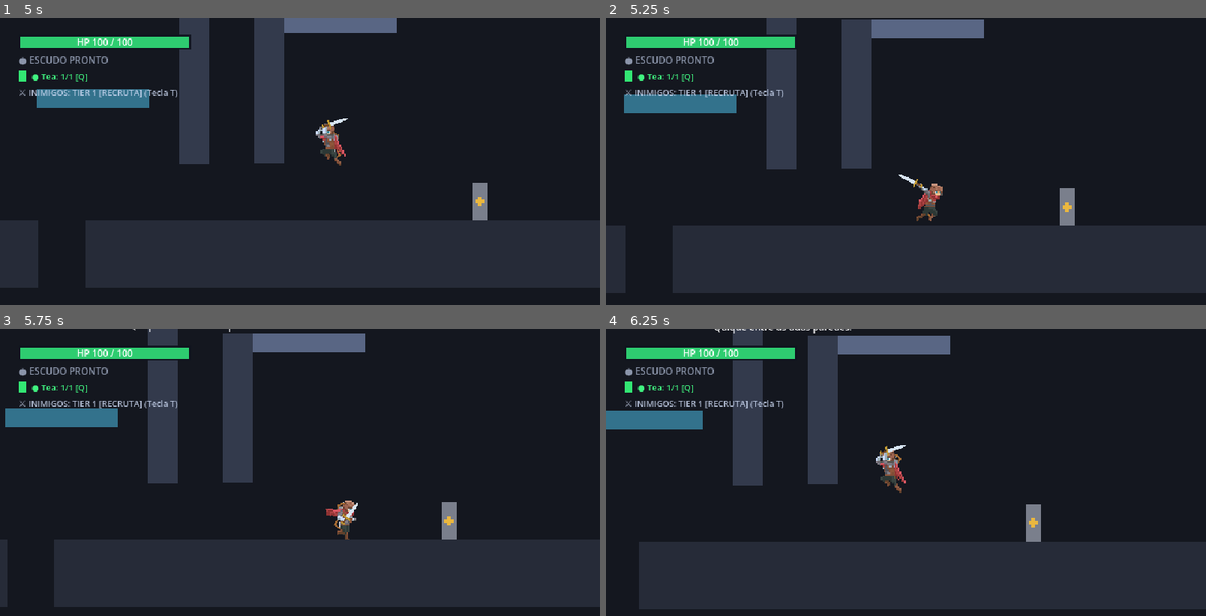
Above: before the commit, frames 1-4 (two rows, left to right).
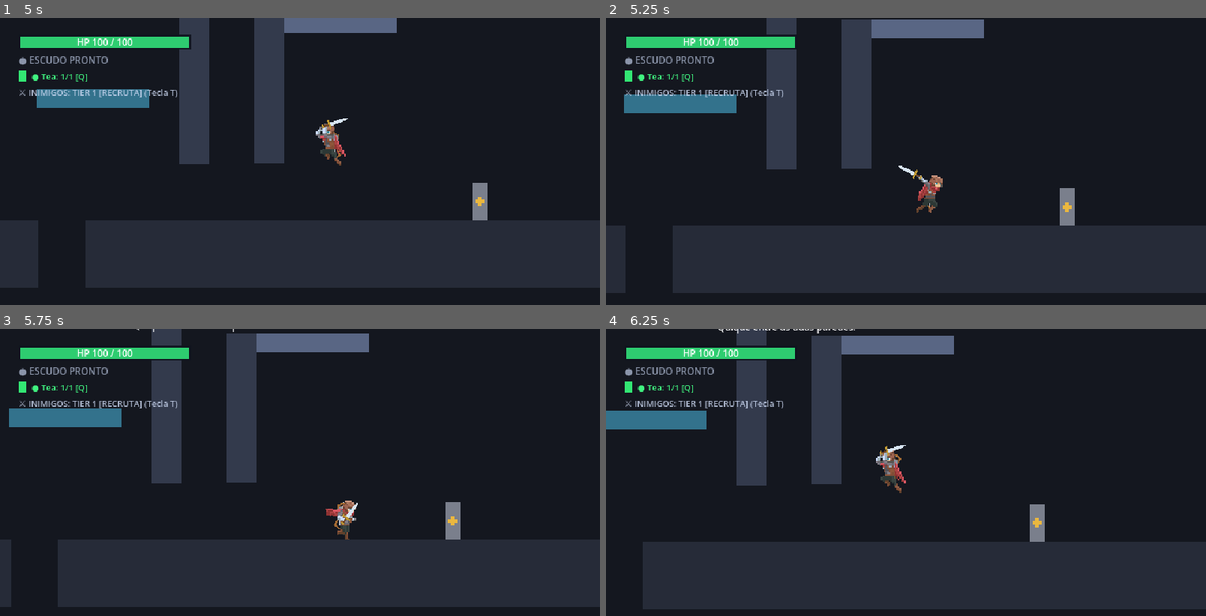
Above: after the commit, the same moments.

Repository: Theadrill/Godot-Roguelike-Prototype
Game: Godot game, scene res://src/world/movement_gym.tscn
Two runs of this game, one before a commit and one after it. Both use one fixed random seed, a clock stepped at 60 frames per second and the inputs below.
Inputs (mouse positions are in pixels of both pictures, inside the frame that each line leads up to):
- Up to frame 1 (5 s): tap A (move_left) at 0.5, 1.25, 2, 3.5, 4.25 s; move the mouse to (432, 170) at 0.52 s; press the mouse at (432, 170) at 0.53 s; hold D (move_right) 0.53-2.03 s; tap Space (jump) at 0.77, 1.52, 3.02, 3.77, 4.52 s; move the mouse to (180, 204) at 1.27 s; release the mouse at (180, 204) at 1.28 s; right-click (180, 204) at 1.35 s; move the mouse to (360, 112) at 2.02 s; hold A (move_left) 2.03-2.78 s; tap Q (heal) at 2.1 s; move the mouse to (270, 253) at 2.77 s; hold D (move_right) 2.78-4.28 s; tap E (interact) at 2.85 s; click (270, 253) at 2.92 s; move the mouse to (480, 236) at 3.52 s; hold Keypad 2 (look_down) 3.53-4.28 s; move the mouse to (120, 135) at 4.27 s; hold A (move_left) from 4.28 s (still down); tap Keypad 4 (look_left) at 4.35 s
- Up to frame 2 (5.25 s): move the mouse to (936, 187) at 5.02 s; release A (move_left) at 5.03 s; hold D (move_right) from 5.03 s (still down); tap Keypad 6 (look_right) at 5.1 s; click (936, 187) at 5.17 s
- Up to frame 3 (5.75 s): keep holding D (move_right)
- Up to frame 4 (6.25 s): move the mouse to (816, 412) at 5.77 s; release D (move_right) at 5.78 s; hold A (move_left) from 5.78 s (still down); tap Keypad 8 (look_up) at 5.85 s; tap Space (jump) at 6.02 s

Frame 1 is identical in both runs. In frame 2, 0.6% of the frame differs, in the area x 48-57%, y 51-71%; in frame 3, 1.9%, in the area x 0-77%, y 0-97%; in frame 4, 1.8%.

Commit message:
feat(combat): add finite mid-air attack brake for all melee weapons and remove air_attack3 frame 6 corner particles

Diff:
--- a/src/entities/player/player.gd
+++ b/src/entities/player/player.gd
@@ -598,6 +598,7 @@
 		can_double_jump = true
 		last_wall_jump_normal_x = 0.0 # Reset wall memory on ground touch
 		is_wall_recovery_active = false
+		set_meta("air_stall_steps", 0)
 	else:
 		coyote_timer = max(0.0, coyote_timer - delta)
 
--- a/src/entities/player/states/attack_state.gd
+++ b/src/entities/player/states/attack_state.gd
@@ -30,6 +30,7 @@
 }
 
 var _is_plunge_active: bool = false
+var _is_air_stall_active: bool = false
 var _plunge_phase: PlungePhase = PlungePhase.PREP
 var _plunge_timer: float = 0.0
 var _plunge_loop_accum: float = 0.0
@@ -140,9 +141,21 @@
 			(player.hitbox.get_node("CollisionShape2D").shape as RectangleShape2D).size = hb_metrics["size"]
 		player.hitbox.knockback_direction = Vector2(player.facing_direction, -0.2).normalized()
 
-	# When on ground, clamp vertical speed to 0; when in air, leave gravity/fall speed completely untouched!
+	# When on ground, clamp vertical speed to 0; when in air, apply short finite mid-air brake (Air Stall) for melee weapons
+	_is_air_stall_active = false
 	if player.is_on_floor():
 		player.velocity.y = 0.0
+		player.set_meta("air_stall_steps", 0)
+	elif not is_upward and not is_downward and is_melee_combo:
+		var is_plunge_step: bool = player.weapon != null and player.weapon.is_step_air_plunge(current_step)
+		if not is_plunge_step:
+			var used_stalls: int = int(player.get_meta("air_stall_steps", 0)) if player.has_meta("air_stall_steps") else 0
+			var max_stalls: int = maxi(1, player.weapon.get_combo_step_count()) if player.weapon else 3
+			if used_stalls < max_stalls:
+				_is_air_stall_active = true
+				player.set_meta("air_stall_steps", used_stalls + 1)
+				player.velocity.y = 0.0
+				player.velocity.x = player.facing_direction * (_pending_forward_impulse * 0.15)
 
 	# Setup active hitbox metrics with scaling per combo step and charge ratio
 	var step_mult: float = player.weapon.get_step_damage_multiplier(current_step) if player.weapon else (1.0 + (current_step * 0.25))
@@ -216,6 +229,7 @@
 func exit() -> void:
 	is_charging = false
 	_is_plunge_active = false
+	_is_air_stall_active = false
 	if player and player.hitbox and player.hitbox.hit_landed.is_connected(_on_plunge_hit_landed):
 		player.hitbox.hit_landed.disconnect(_on_plunge_hit_landed)
 	if player.player_sprite:
@@ -316,9 +330,14 @@
 		combo_buffered = true
 		queued_combo_presses = mini(3, queued_combo_presses + 1)
 
-	# Decelerate horizontal impulse on ground; maintain full natural gravity in air
+	# Decelerate horizontal impulse on ground; in air, apply short finite air brake if active, otherwise full natural gravity
 	if player.is_on_floor():
+		_is_air_stall_active = false
+		player.set_meta("air_stall_steps", 0)
 		player.velocity.x = move_toward(player.velocity.x, 0.0, 700.0 * delta)
+	elif _is_air_stall_active:
+		player.velocity.x = move_toward(player.velocity.x, 0.0, 500.0 * delta)
+		player.velocity.y += (player.gravity * 0.20) * delta
 	else:
 		player.velocity.y += (player.gravity * player.fall_gravity_multiplier) * delta
 
@@ -382,9 +401,10 @@
 	if cur_frame >= _step_active_start_frame and not _hitbox_opened_for_step:
 		_hitbox_opened_for_step = true
 		player.hitbox.set_active(true)
-		# Apply full forward lunge at the exact moment the blade/slash unleashes!
+		# Apply full forward lunge at the exact moment the blade/slash unleashes! (Slightly dampened in mid-air so you stay on target)
 		if _pending_forward_impulse > 0.0:
-			player.velocity.x = player.facing_direction * _pending_forward_impulse
+			var lunge_mult: float = 0.45 if (_is_air_stall_active and not player.is_on_floor()) else 1.0
+			player.velocity.x = player.facing_direction * (_pending_forward_impulse * lunge_mult)
 	elif _hitbox_opened_for_step and cur_frame > _step_active_end_frame and player.hitbox.monitoring:
 		player.hitbox.set_active(false)
 
Not shown, added: assets/player/adventurer/attack/individual/adventurer_air_attack3_00.png.import
Not shown, added: assets/player/adventurer/attack/individual/adventurer_air_attack3_01.png.import
Not shown, added: assets/player/adventurer/attack/individual/adventurer_air_attack3_02.png.import
Not shown, added: assets/player/adventurer/attack/individual/adventurer_air_attack3_03.png.import
Not shown, added: assets/player/adventurer/attack/individual/adventurer_air_attack3_04.png.import
Not shown, added: assets/player/adventurer/attack/individual/adventurer_air_attack3_05.png.import
Binary file changed: assets/player/adventurer/attack/individual/adventurer_air_attack3_06.png
Not shown, added: assets/player/adventurer/attack/individual/adventurer_air_attack3_06.png.import
Binary file changed: assets/player/adventurer/attack/player_air_attack3_sheet.png
Not shown, added: assets/player/adventurer/attack/player_air_attack3_sheet.png.import
Not shown, changed: docs/ARQUITETURA_ATTACK_SETS_E_SLASHES.md
